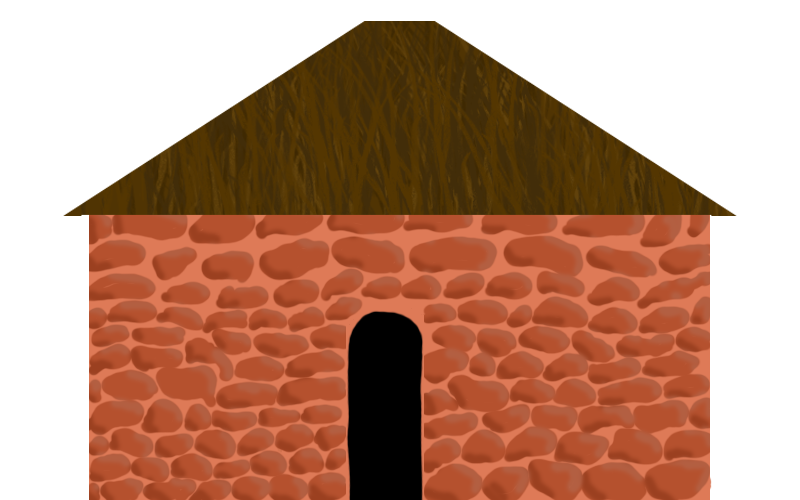
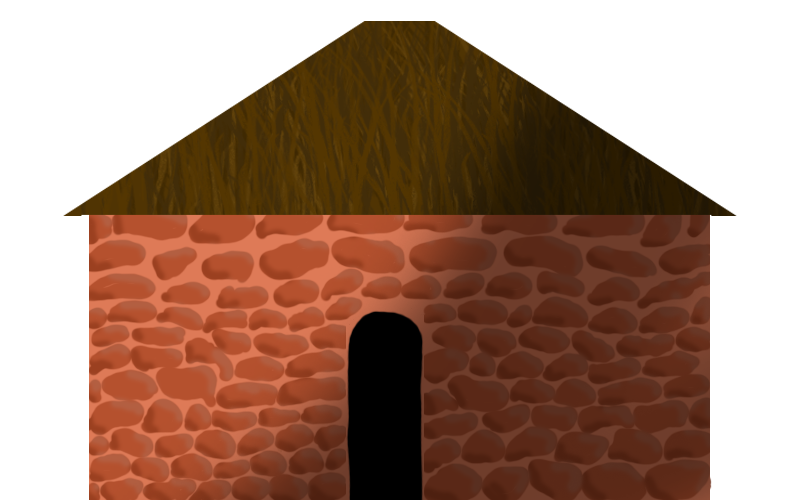
Layer changes from the first 800×500 image to the second:
added layer "Calque 10" (50%) above "Groupe 1" over [102, 56, 737, 500]
moved "Calque 5" into group "Groupe 1" over [102, 167, 730, 500]
moved "Calque 6" into group "Groupe 1" over [102, 202, 715, 500]
moved "Calque 4" into group "Groupe 1" over [102, 199, 712, 500]
moved "Calque 7" into group "Groupe 1" over [346, 310, 424, 500]
moved "Calque 2" into group "Groupe 1" over [102, 200, 710, 500]
